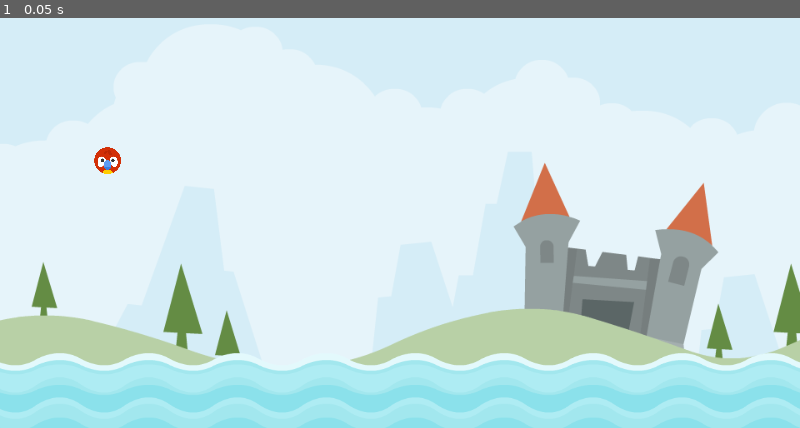
Above: before the commit, frame 1.
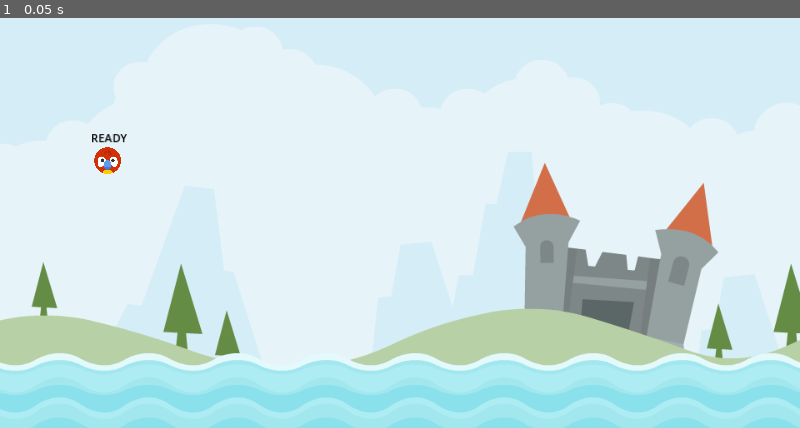
Above: after the commit, the same moment.

Repository: sanchezg7/angry-animals
Game: Godot game, scene res://scenes/level/level.tscn
Same seed, same stepped clock (60 frames per second), same inputs: the game is played once before the commit and once after it.
Inputs:
- Up to frame 1 (0.05 s): no input

The runs differ from the first frame. In frame 1, less than 0.1% of the frame differs, in the area x 11-16%, y 28-31%.

Commit message:
update physics to drag on mouse drag and making sure pickable is set to true

Diff:
--- a/project.godot
+++ b/project.godot
@@ -27,7 +27,7 @@
 
 drag={
 "deadzone": 0.5,
-"events": [Object(InputEventMouseButton,"resource_local_to_s …(115 unchanged characters)… alse,"meta_pressed":false,"button_mask":0,"position":Vector2(0, 0),"global_position":Vector2(0, 0),"factor":1.0,"button_index":1,"canceled":false,"pressed":false,"double_click":false,"script":null)
+"events": [Object(InputEventMouseButton,"resource_local_to_s …(115 unchanged characters)… alse,"meta_pressed":false,"button_mask":1,"position":Vector2(323, 11),"global_position":Vector2(327, 52),"factor":1.0,"button_index":1,"canceled":false,"pressed":true,"double_click":false,"script":null)
 ]
 }
 
--- a/scenes/animal/animal.gd
+++ b/scenes/animal/animal.gd
@@ -1,5 +1,6 @@
 extends RigidBody2D
 
+@onready var debug_label = $DebugLabel
 
 enum ANIMAL_STATE { READY, DRAG, RELEASE }
 
@@ -15,15 +16,11 @@
 # Called every frame. 'delta' is the elapsed time since the previous frame.
 func _physics_process(delta):
 	update(delta)
-	pass
+	# This will give a list of keys, since enums are a dict
+	debug_label.text = "%s" % ANIMAL_STATE.keys()[_state]
 
 func die() -> void:
 	queue_free()
-
-
-func _on_visible_on_screen_notifier_2d_screen_exited():
-	AnimalManager.on_animal_died.emit()
-	die()
 
 func set_release_state() -> void:
 	freeze = false
@@ -32,15 +29,15 @@
 func set_drag_state() -> void:
 	_state = ANIMAL_STATE.DRAG
 
-func detect_release() -> bool:
+func has_user_released() -> bool:
 	if _state == ANIMAL_STATE.DRAG:
-		if Input.is_action_just_released(ACTION_DRAG):
-			pass
+		if Input.is_action_just_released(ACTION_DRAG) == true:
+			set_release_state()
 			return true
 	return false
 
 func update_drag() -> void:
-	if detect_release() == true:
+	if has_user_released() == true:
 		return
 	var gmp = get_global_mouse_position()
 	position = gmp
@@ -50,6 +47,11 @@
 		ANIMAL_STATE.DRAG:
 			update_drag()
 
+func _on_visible_on_screen_notifier_2d_screen_exited():
+	AnimalManager.on_animal_died.emit()
+	die()
 
-func _on_input_event(viewport, event, shape_idx):
-	pass # Replace with function body.
+func _on_input_event(viewport, event: InputEvent, shape_idx):
+	var isDragPressed = event.is_action_pressed(ACTION_DRAG)
+	if _state == ANIMAL_STATE.READY and isDragPressed:
+		set_drag_state()
--- a/scenes/animal/animal.tscn
+++ b/scenes/animal/animal.tscn
@@ -7,6 +7,7 @@
 radius = 20.0
 
 [node name="Animal" type="RigidBody2D"]
+input_pickable = true
 freeze = true
 script = ExtResource("1_0hw4o")
 
@@ -21,4 +22,13 @@
 position = Vector2(0.5, -4.76837e-07)
 scale = Vector2(2.15, 2.1)
 
+[node name="DebugLabel" type="Label" parent="."]
+offset_left = -24.0
+offset_top = -44.0
+offset_right = 26.0
+offset_bottom = -21.0
+theme_override_colors/font_color = Color(0, 0, 0, 1)
+text = "Debug"
+
+[connection signal="input_event" from="." to="." method="_on_input_event"]
 [connection signal="screen_exited" from="VisibleOnScreenNotifier2D" to="." method="_on_visible_on_screen_notifier_2d_screen_exited"]
Not shown, added: scenes/level/lev9D43.tmp
